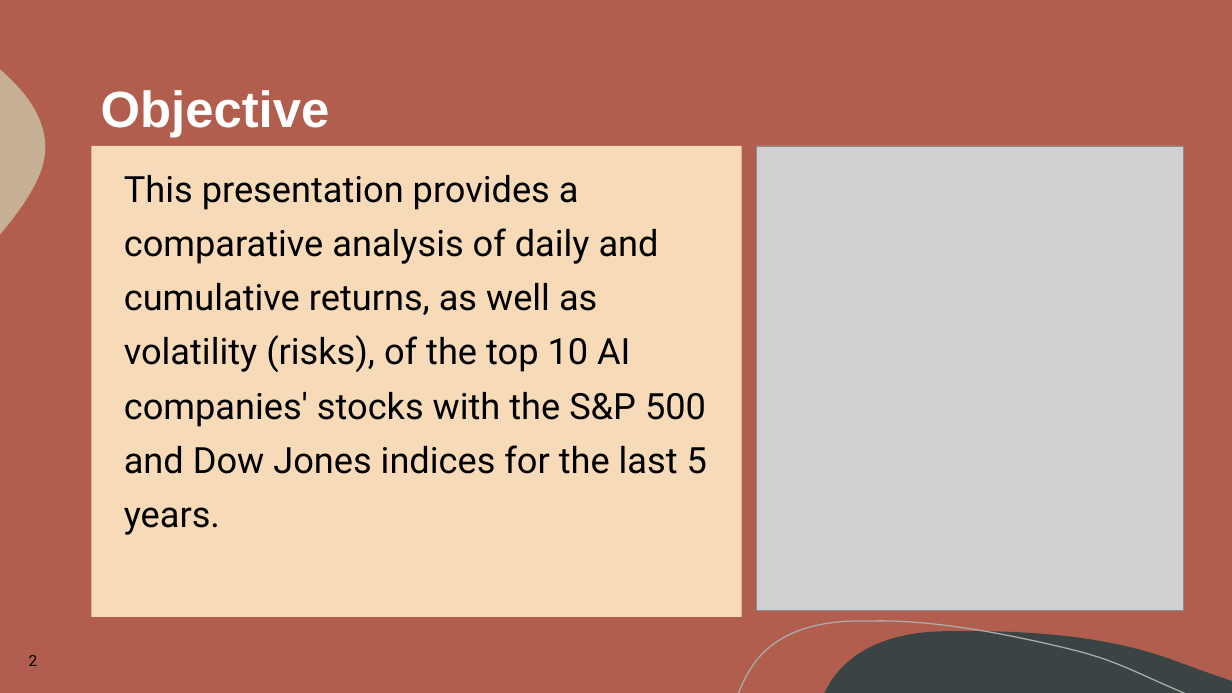
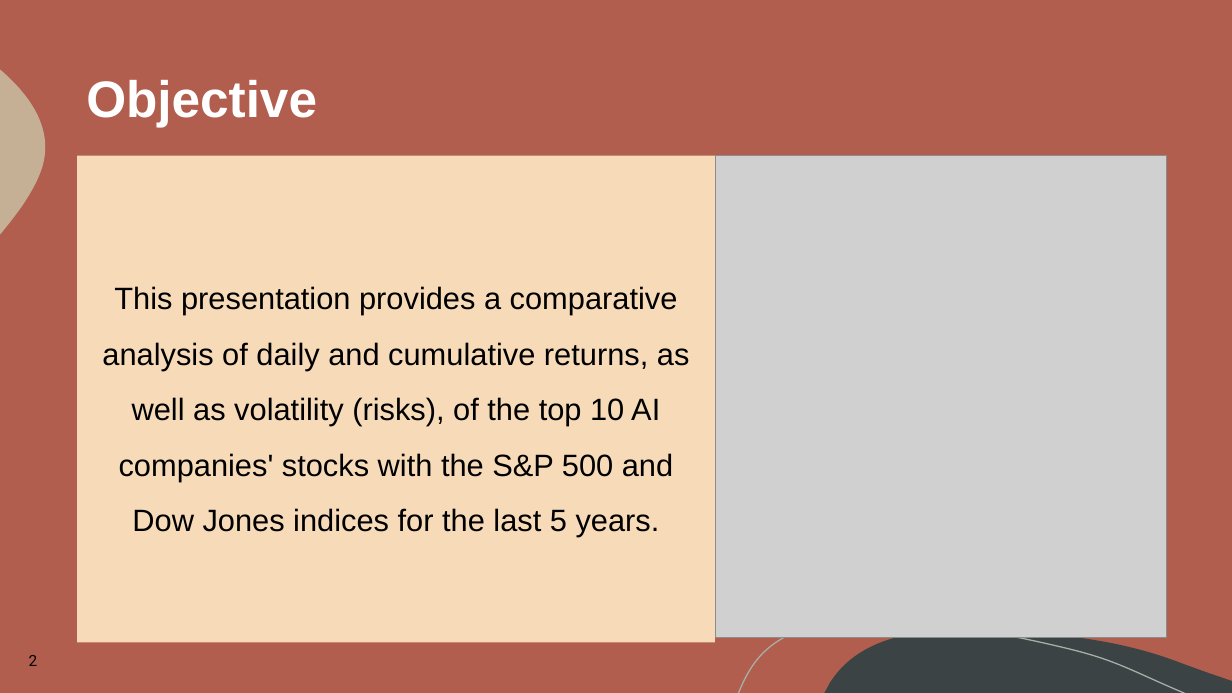
Before and after one commit to LegallyNotBlonde/Project-1, a slide deck: slide 2 of AIStocksProject/Presentation_Tech_Giants_Face_Off.pptx. Drawn at 1232x693 pixels with LibreOffice and Linux fonts; fonts in the diff are those of the drawing; grey boxes stand for pictures. Boxes give left, top, right and bottom in pixels: in the first picture for what was removed or moved away, otherwise in the second. Text is boxed around its words. In the diff, an @@ line names an element or a change of style, - is before the commit and + after.

```diff
--- a/AIStocksProject/Presentation_Tech_Giants_Face_Off.pptx
+++ b/AIStocksProject/Presentation_Tech_Giants_Face_Off.pptx
@@ title "Objective": place and size @@
-title "Objective" at (101, 90, 330, 138)
+title "Objective" at (86, 80, 317, 127)
@@ title "Objective" at (86, 80, 317, 127): size 39.6 to 40 pt @@
@@ text "This presentation provides a comparative ...": place and size @@
-text "This presentation provides a comparative ..." at (91, 146, 742, 617)
+text "This presentation provides a comparative ..." at (77, 155, 714, 642)
@@ text "This presentation provides a comparative ..." at (77, 155, 714, 642): size 28.2 to 24 pt, font Roboto to Arial; alignment left to centre; indent changed; line spacing 1.25 to 1.5; less space between paragraphs @@
@@ picture: place and size @@
-picture at (757, 146, 1184, 611)
+picture at (715, 155, 1167, 637)
```
Also in this commit, not shown: 14 other slides changed, 4 slides added, 9 slides removed, 1 other file.
